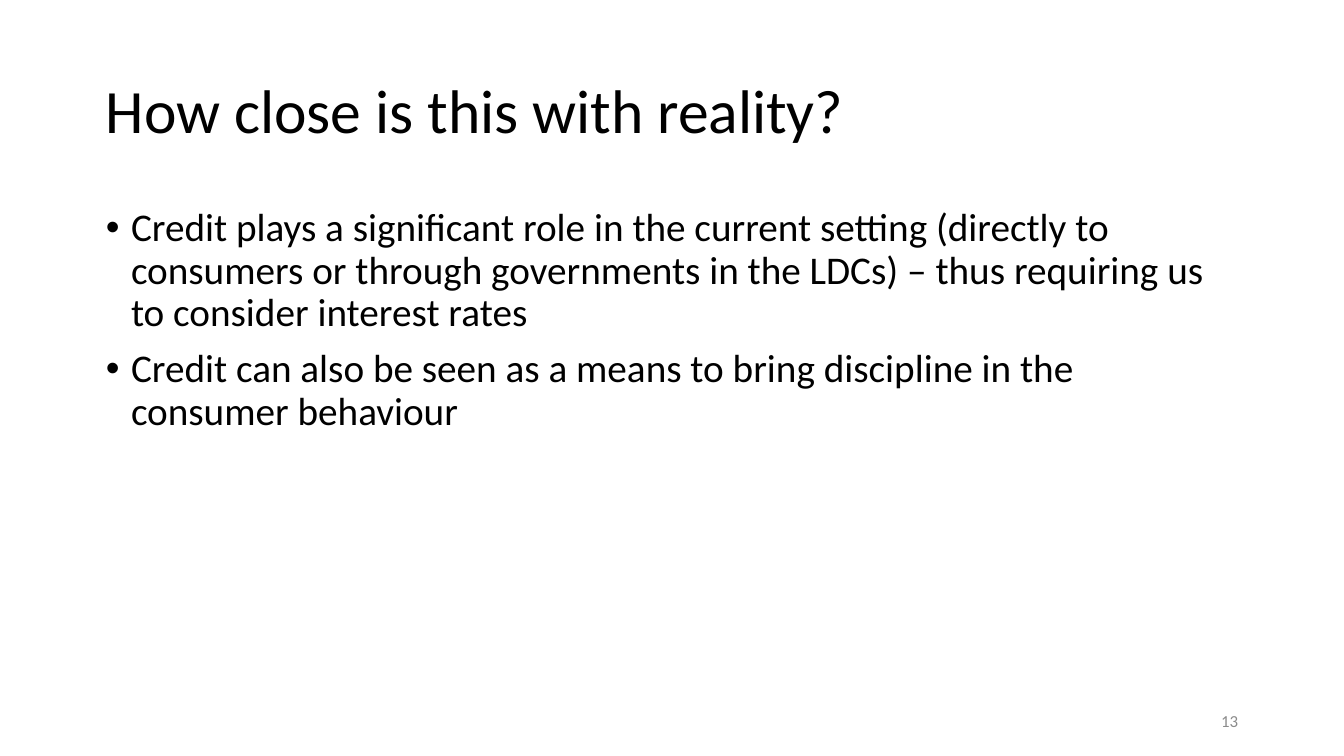
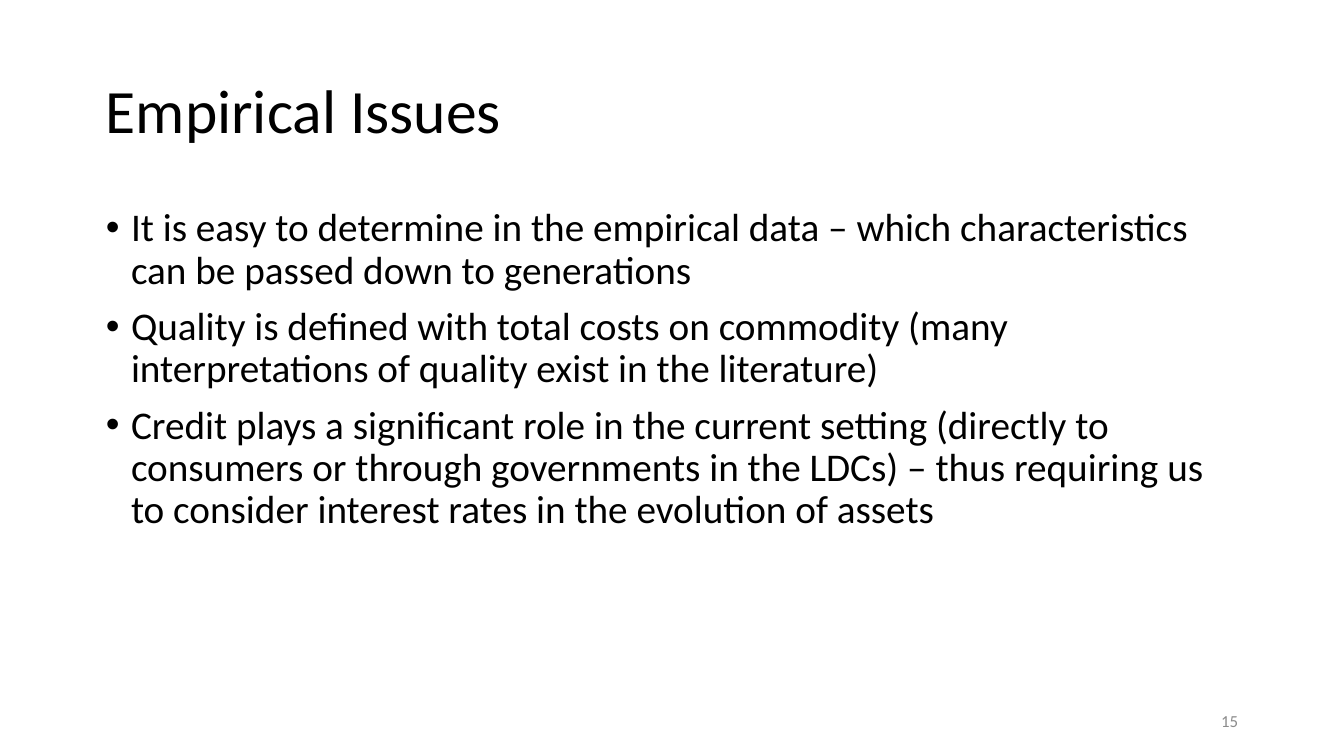
Before and after one commit to anuragr81/research, a slide deck: slide 15 of consumption/presentationFeb2020.pptx (slide 13 before the commit). Drawn at 1344x756 pixels with LibreOffice and Linux fonts; fonts in the diff are those of the drawing; background and template pictures are left out. Boxes give left, top, right and bottom in pixels: in the first picture for what was removed or moved away, otherwise in the second. Text is boxed around its words. In the diff, an @@ line names an element or a change of style, - is before the commit and + after.

```diff
--- a/consumption/presentationFeb2020.pptx
+++ b/consumption/presentationFeb2020.pptx
@@ title at <box>106,90,501,143</box>: text changed @@
-How close is this with reality?
+Empirical Issues
@@ text at <box>131,213,1203,524</box>: text changed @@
-• Credit plays a significant role in the current setting (directly to consumers or through governments in the LDCs) – thus requiring us to consider interest rates
-• Credit can also be seen as a means to bring discipline in the consumer behaviour
+• It is easy to determine in the empirical data – which characteristics can be passed down to generations
+• Quality is defined with total costs on commodity (many interpretations of quality exist in the literature)
+• Credit plays a significant role in the current setting (directly to consumers or through governments in the LDCs) – thus requiring us to consider interest rates in the evolution of assets
@@ page number at <box>1221,716,1238,727</box>: text changed @@
-13
+15
```
Also in this commit, not shown: 9 other slides changed, 2 slides added, 1 other file.
